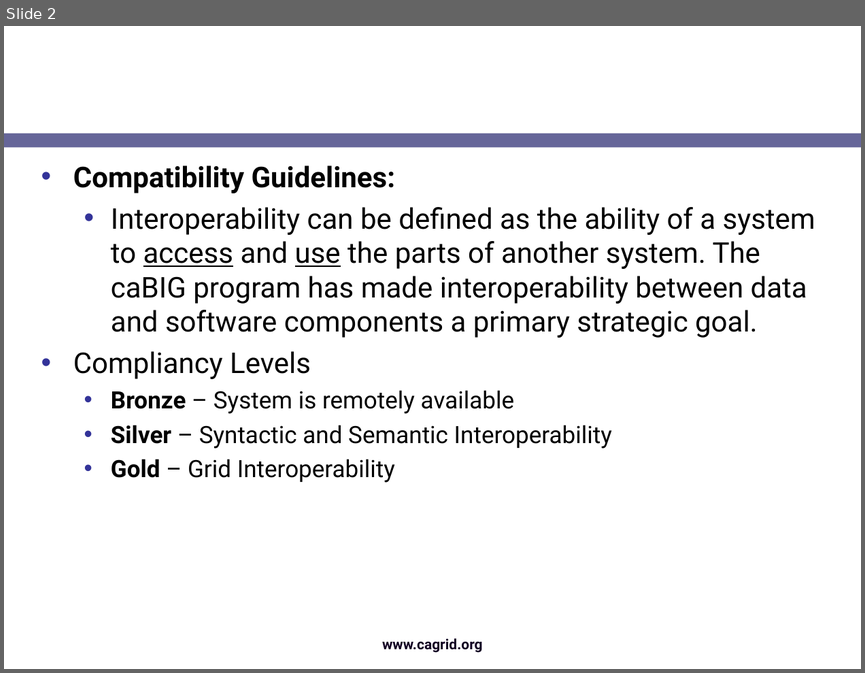
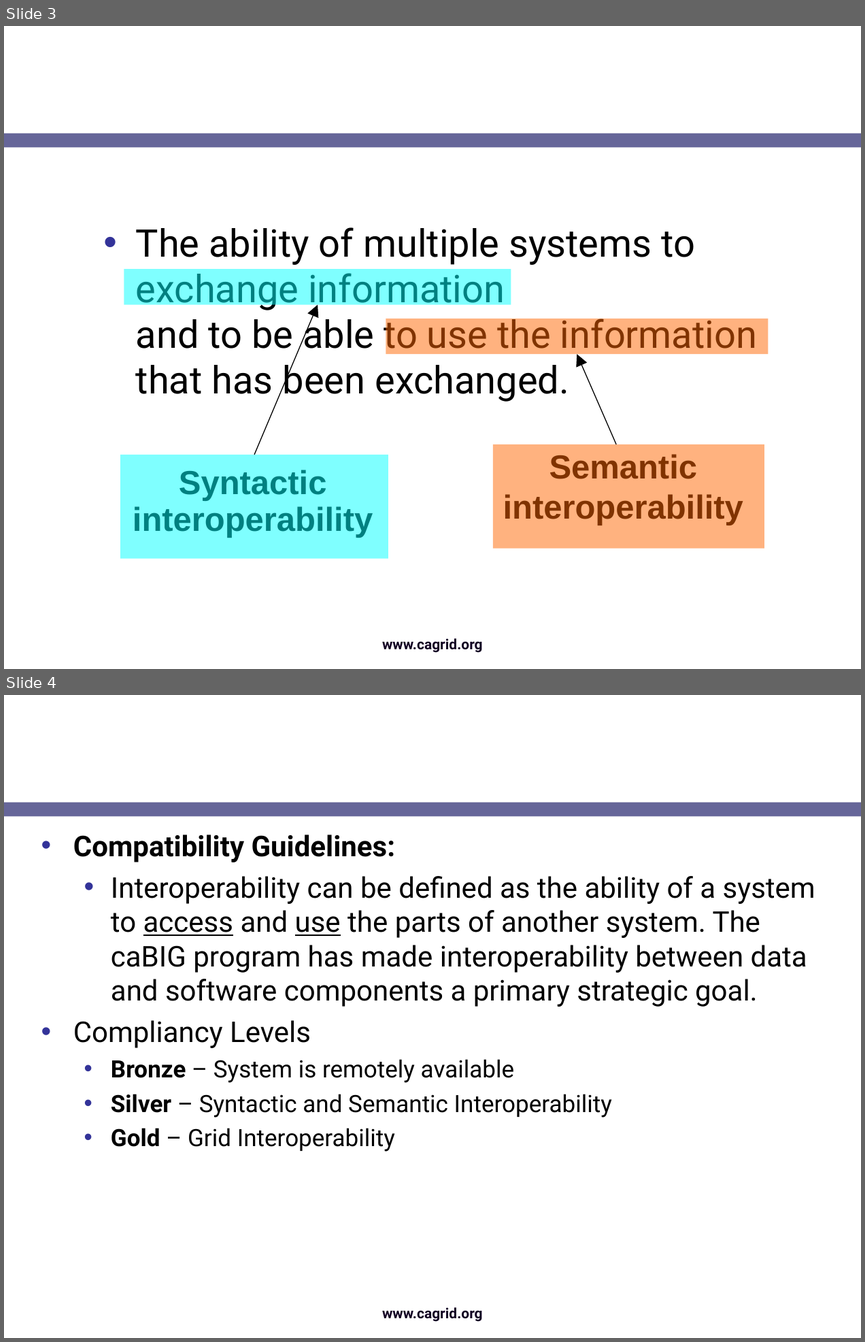
Before and after one commit to NCIP/cagrid-docs, a slide deck: presentations/caGrid-amia-spring-2007.ppt. Shown one above the other, each under a label of ours: slide 2 before the commit, slides 3 and 4 after it. The pictures are 865x673 and 865x1342 pixels, drawn with LibreOffice and Linux fonts; fonts in the diff are those of the drawing; background and template pictures are left out. Boxes give left, top, right and bottom in pixels: in the first picture for what was removed or moved away, otherwise in the second. Text is boxed around its words. In the diff, an @@ line names an element or a change of style, - is before the commit and + after.

```diff
--- a/presentations/caGrid-amia-spring-2007.ppt
+++ b/presentations/caGrid-amia-spring-2007.ppt
@@ slide 3 added at [4, 26, 861, 669], background picture (left out); not listed: 2 template elements that a slide beside it also shows @@
@@ title added at [33, 26, 675, 126], 24 pt, text #FFFFFF, bold @@
+Interoperability
@@ text added at [136, 227, 757, 401], 32 pt, text #000000 @@
+• The ability of multiple systems to exchange information
+  and to be able to use the information that has been exchanged.
@@ group added at [385, 318, 768, 548]: 2 rectangles, 1 arrow, 1 text @@
+Semantic
+interoperability
@@ group added at [120, 269, 511, 558]: 3 rectangles, 1 arrow @@
+Syntactic
+interoperability
@@ what was slide 2 is now slide 4 @@
```
Also in this commit, not shown: 1 slide changed, 3 other slides added, 3 slides removed.
